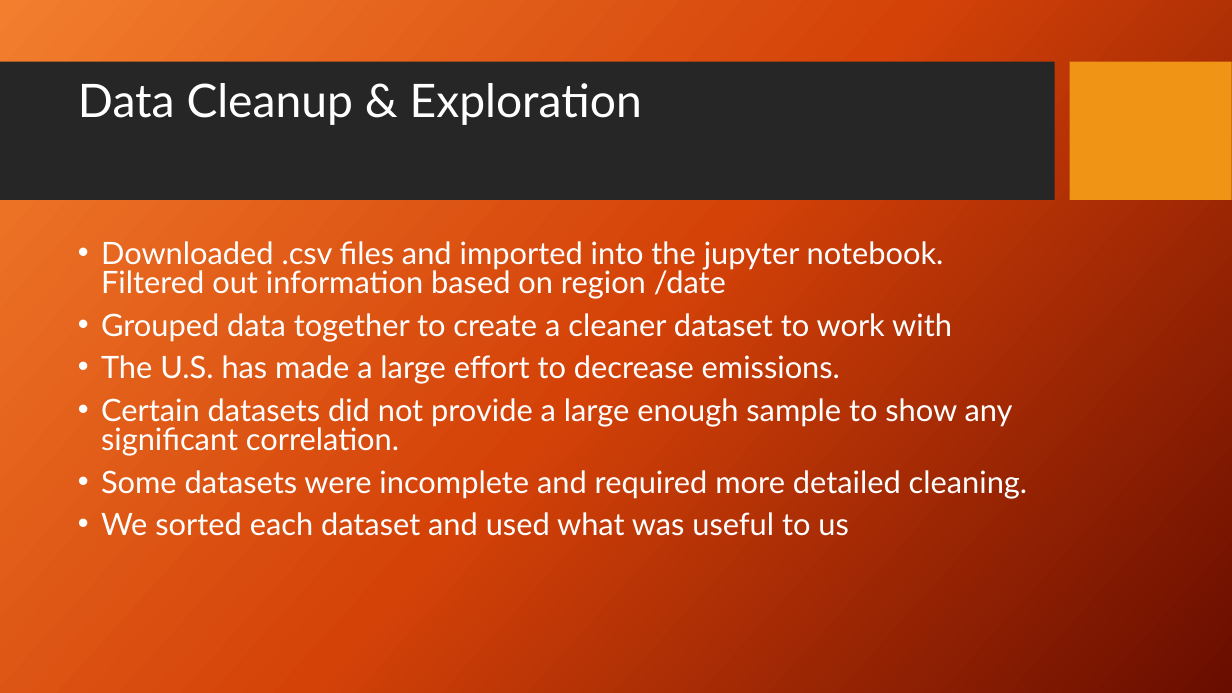
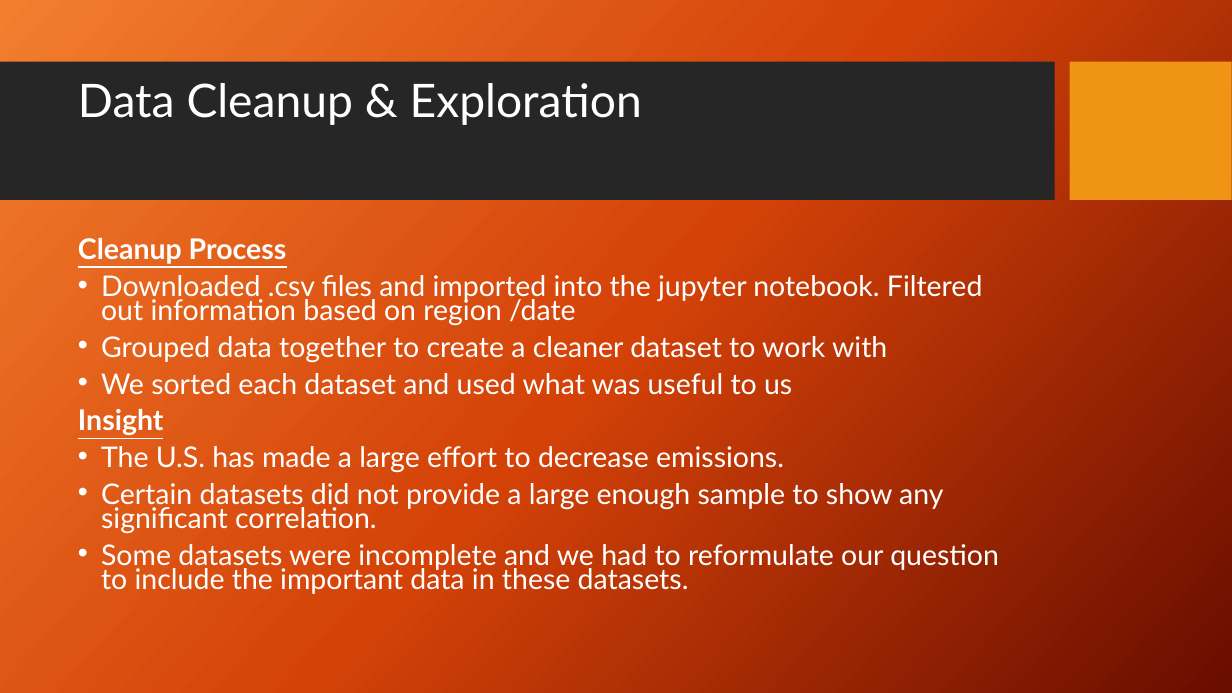
Before and after one commit to KennytheSun/Global_Warming_Repo, a slide deck: slide 5 of CO2emissionsVsTempPP.pptx. Drawn at 1232x693 pixels with LibreOffice and Linux fonts; fonts in the diff are those of the drawing; background and template pictures are left out. Boxes give left, top, right and bottom in pixels: in the first picture for what was removed or moved away, otherwise in the second. Text is boxed around its words. In the diff, an @@ line names an element or a change of style, - is before the commit and + after.

```diff
--- a/CO2emissionsVsTempPP.pptx
+++ b/CO2emissionsVsTempPP.pptx
@@ text at (78,238,287,264): paragraph added @@
+Cleanup Process
@@ text at (101,275,983,533): size 24 to 22.2 pt in "Downloaded .csv files and imported into the ...", "Grouped data together to create a cleaner ...", "The U.S. has made a large effort ...", "Certain datasets did not provide a large ..."; line spacing 0.8 to 0.7 @@
@@ text at (78,373,792,435): paragraphs added @@
+• We sorted each dataset and used what was useful to us
+Insight
@@ text at (101,544,999,594): text changed; size 24 to 22.2 pt @@
-• Some datasets were incomplete and required more detailed cleaning.
-• We sorted each dataset and used what was useful to us
+• Some datasets were incomplete and we had to reformulate our question to include the important data in these datasets.
```
Also in this commit, not shown: 3 other slides changed, 5 slides added, 4 other files.
